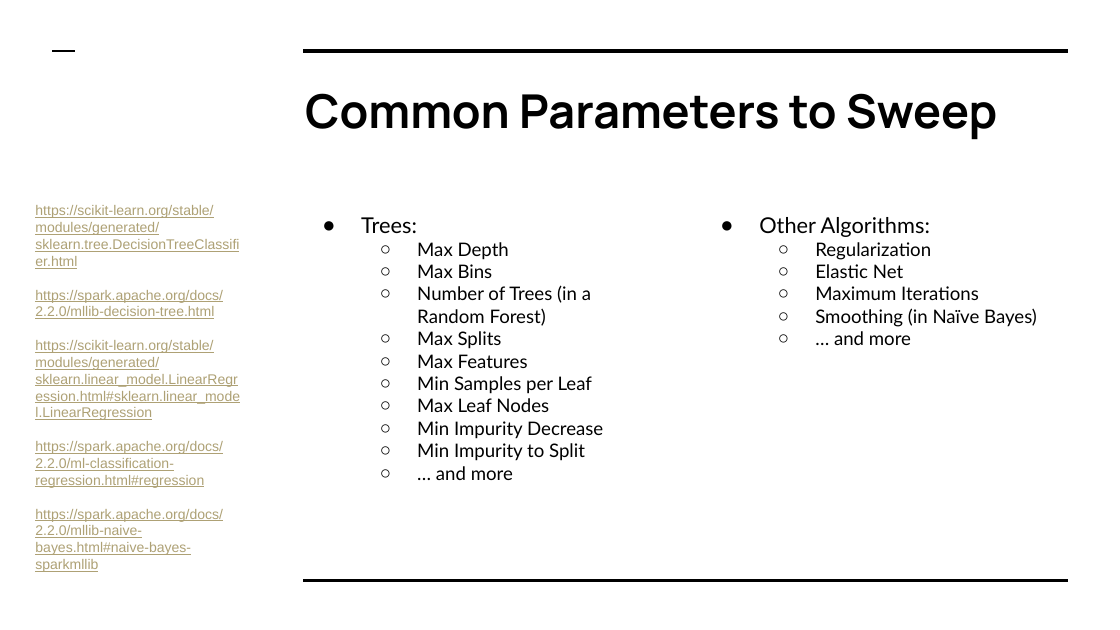
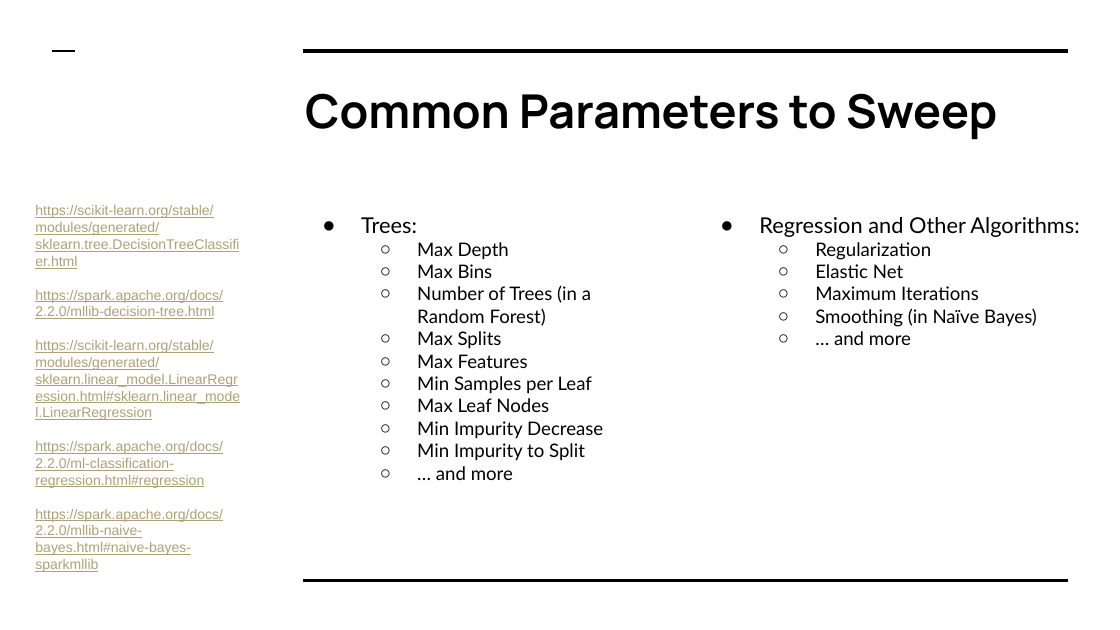
Before and after one commit to colbyford/DSBA6190-CloudComputing, a slide deck: slide 28 of 3 - Machine Learning/MachineLearning.pptx. Drawn at 1120x630 pixels with LibreOffice and Linux fonts; fonts in the diff are those of the drawing. Boxes give left, top, right and bottom in pixels: in the first picture for what was removed or moved away, otherwise in the second. Text is boxed around its words. In the diff, an @@ line names an element or a change of style, - is before the commit and + after.

```diff
--- a/3 - Machine Learning/MachineLearning.pptx
+++ b/3 - Machine Learning/MachineLearning.pptx
@@ text at <box>759,217,1079,237</box>: text changed @@
-● Other Algorithms:
+● Regression and Other Algorithms:
```
Also in this commit, not shown: 1 other slide changed.
